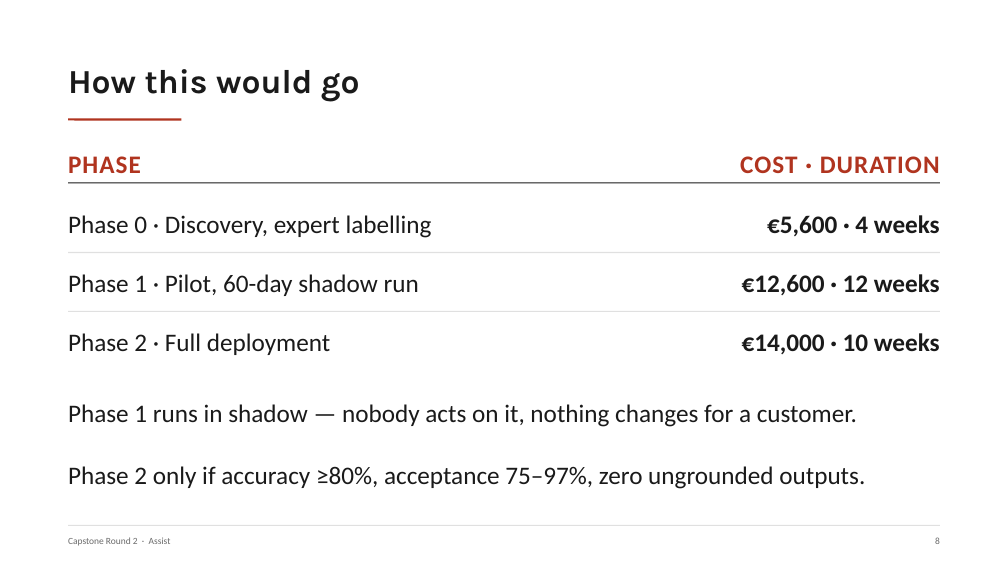
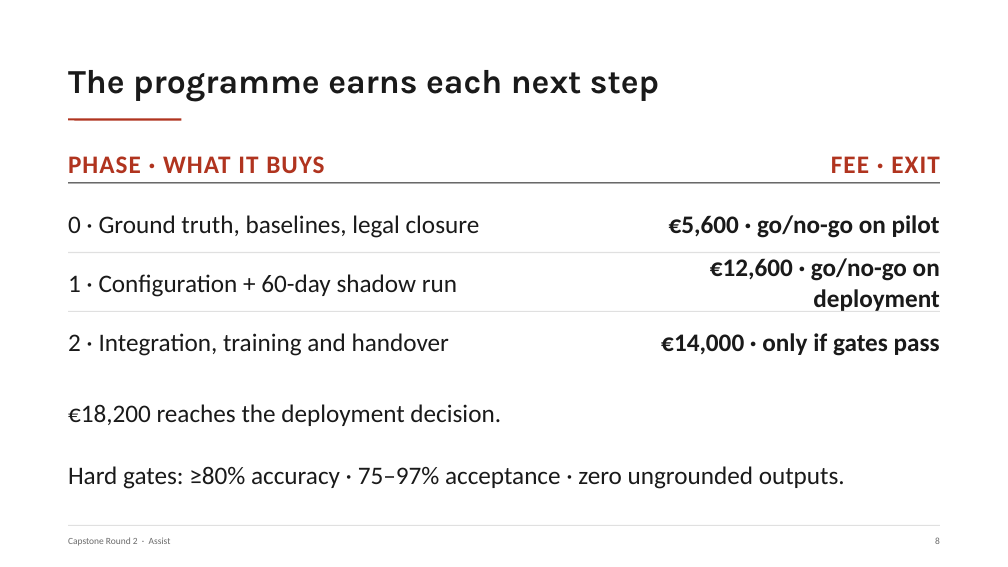
Before and after one commit to nyelugo/PROJECT-Capstone-AI-Consulting, a slide deck: slide 9 of presentation.pptx. Drawn at 1008x567 pixels with LibreOffice and Linux fonts; fonts in the diff are those of the drawing. Boxes give left, top, right and bottom in pixels: in the first picture for what was removed or moved away, otherwise in the second. Text is boxed around its words. In the diff, an @@ line names an element or a change of style, - is before the commit and + after.

```diff
--- a/presentation.pptx
+++ b/presentation.pptx
@@ text at [68,70,659,102]: text changed @@
-How this would go
+The programme earns each next step
@@ text at [68,156,324,173]: text changed @@
-PHASE
+PHASE · WHAT IT BUYS
@@ text at [831,156,939,173]: text changed @@
-COST · DURATION
+FEE · EXIT
@@ text at [68,215,480,238]: text changed @@
-Phase 0 · Discovery, expert labelling
+0 · Ground truth, baselines, legal closure
@@ text at [669,215,940,238]: text changed @@
-€5,600 · 4 weeks
+€5,600 · go/no-go on pilot
@@ text at [710,258,940,311]: text changed @@
-€12,600 · 12 weeks
+€12,600 · go/no-go on deployment
@@ text at [68,274,457,297]: text changed @@
-Phase 1 · Pilot, 60-day shadow run
+1 · Configuration + 60-day shadow run
@@ text at [68,333,449,356]: text changed @@
-Phase 2 · Full deployment
+2 · Integration, training and handover
@@ text at [661,333,940,356]: text changed @@
-€14,000 · 10 weeks
+€14,000 · only if gates pass
@@ text at [68,404,501,426]: text changed @@
-Phase 1 runs in shadow — nobody acts on it, nothing changes for a customer.
+€18,200 reaches the deployment decision.
@@ text at [68,466,845,489]: text changed @@
-Phase 2 only if accuracy ≥80%, acceptance 75–97%, zero ungrounded outputs.
+Hard gates: ≥80% accuracy · 75–97% acceptance · zero ungrounded outputs.
```
Also in this commit, not shown: 10 other slides changed, 4 slides added, 7 slides removed, 1 other file.
